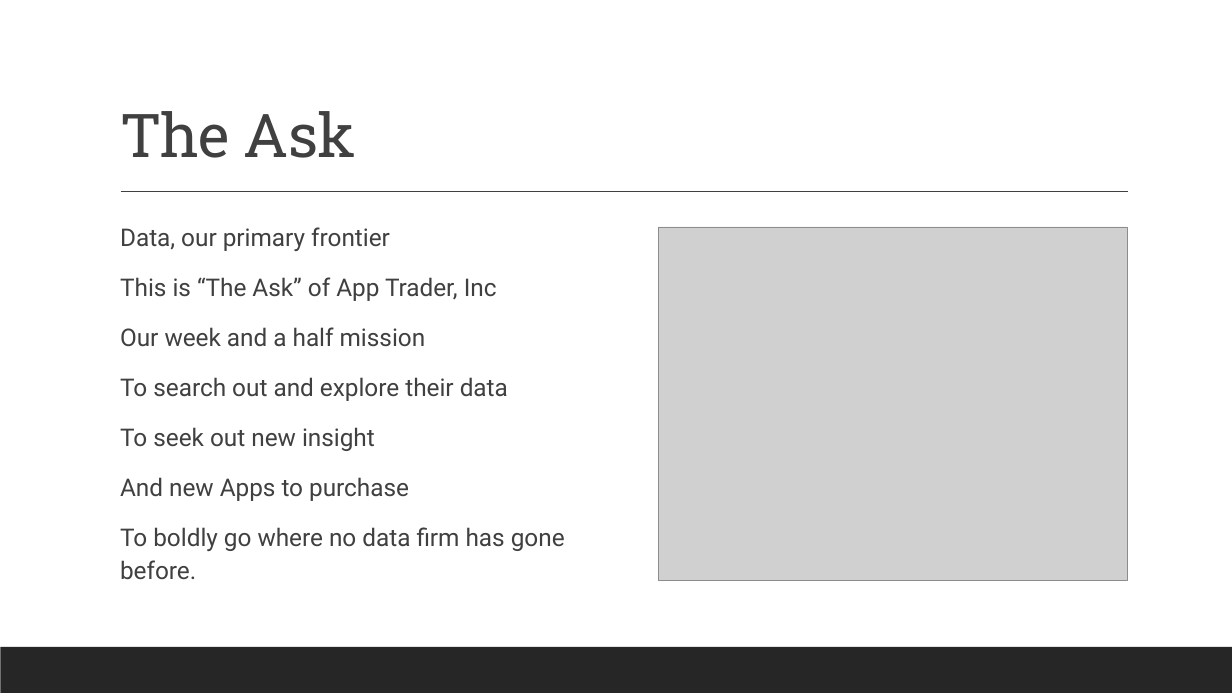
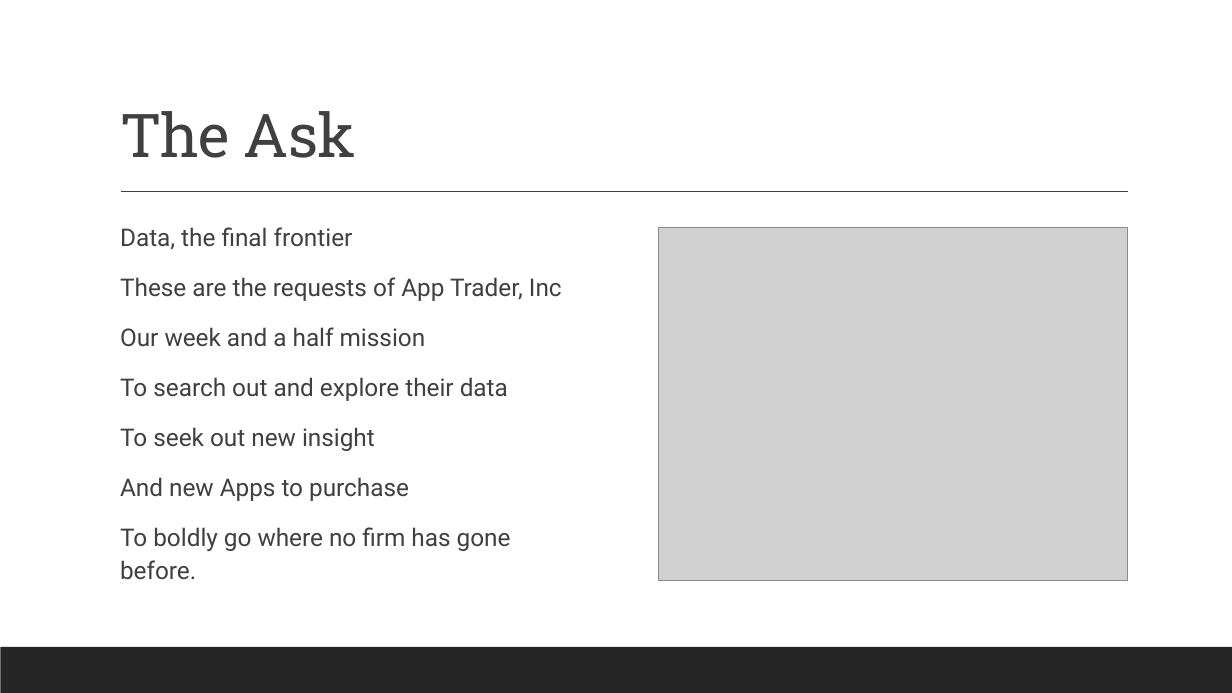
Before and after one commit to robertlanier/app-trader, a slide deck: slide 4 of presentation/app_trader_proposal.pptx. Drawn at 1232x693 pixels with LibreOffice and Linux fonts; fonts in the diff are those of the drawing; grey boxes stand for pictures. Boxes give left, top, right and bottom in pixels: in the first picture for what was removed or moved away, otherwise in the second. Text is boxed around its words. In the diff, an @@ line names an element or a change of style, - is before the commit and + after.

Commit message:
working on presentation - RL

```diff
--- a/presentation/app_trader_proposal.pptx
+++ b/presentation/app_trader_proposal.pptx
@@ text at box(120, 227, 562, 301): text changed @@
-  Data, our primary frontier
-  This is “The Ask” of App Trader, Inc
+  Data, the final frontier
+  These are the requests of App Trader, Inc
@@ text at box(120, 527, 511, 580): text changed @@
-  To boldly go where no data firm has gone before.
+  To boldly go where no firm has gone before.
```
Also in this commit, not shown: 2 other slides changed, 3 slides added, 1 slide removed.
